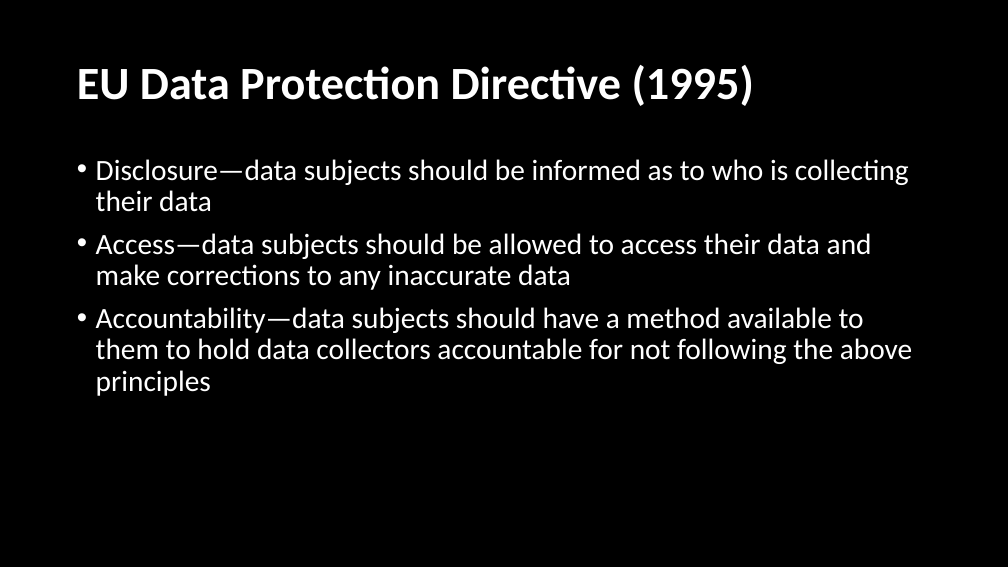
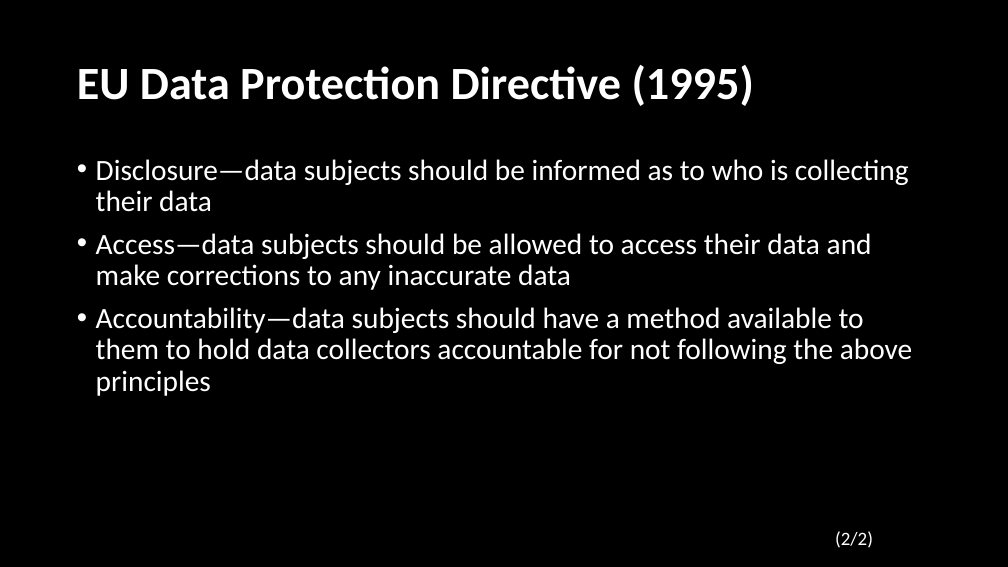
Before and after one commit to LearnerPrivacy/LearnerPrivacy.github.io, a slide deck: slide 5 of lectures/004-GDPR.pptx (slide 4 before the commit). Drawn at 1008x567 pixels with LibreOffice and Linux fonts; fonts in the diff are those of the drawing; background and template pictures are left out. Boxes give left, top, right and bottom in pixels: in the first picture for what was removed or moved away, otherwise in the second. Text is boxed around its words. In the diff, an @@ line names an element or a change of style, - is before the commit and + after.

```diff
--- a/lectures/004-GDPR.pptx
+++ b/lectures/004-GDPR.pptx
@@ text added at (835, 531, 873, 548), 18 pt, text #FFFFFF @@
+(2/2)
```
Also in this commit, not shown: 13 other slides changed, 1 slide added, 2 slides removed, 6 other files.
